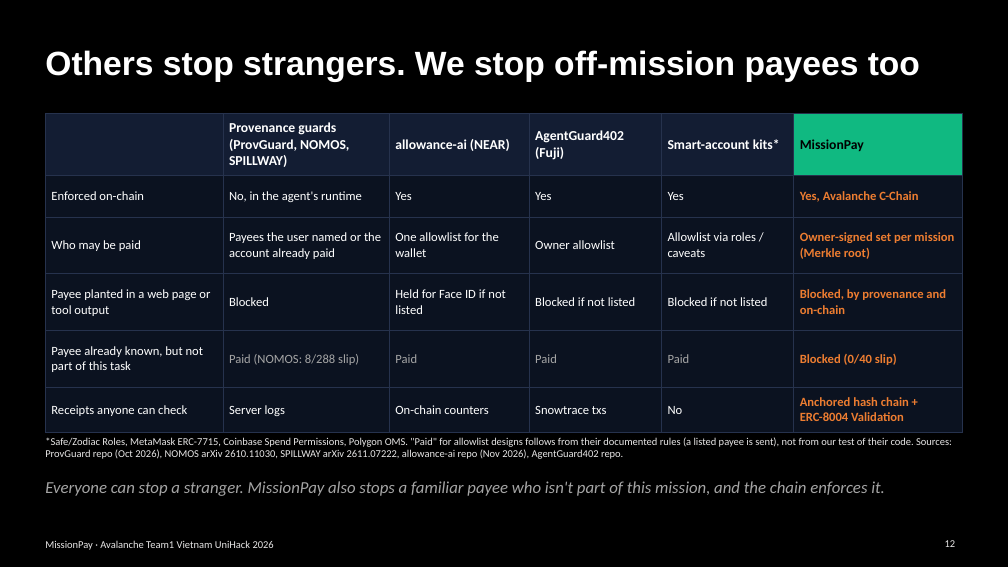
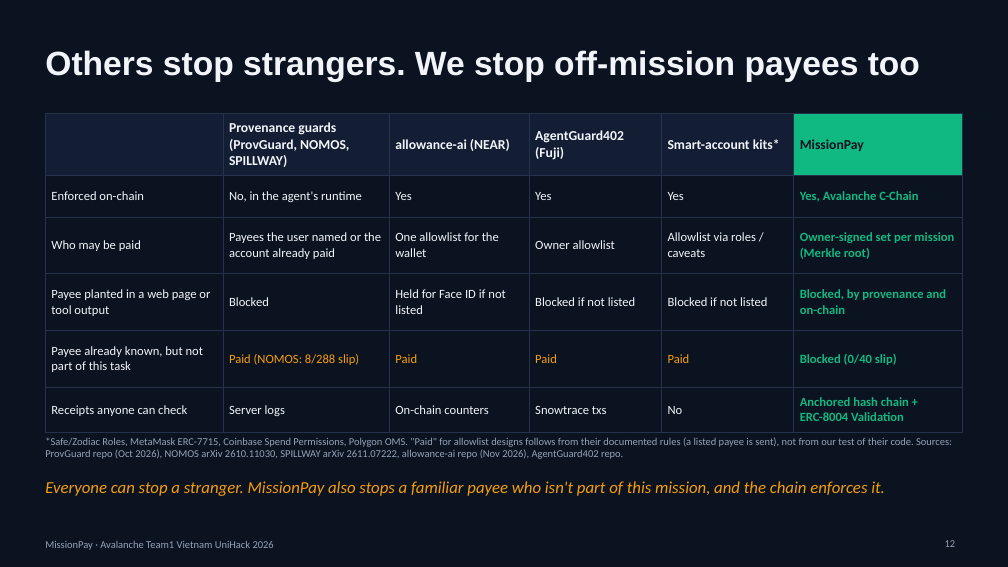
Before and after one commit to lenamkhanhh/UniHack, a slide deck: slide 12 of artifacts/submission-s1/MissionPay-pitch-deck-v2.pptx. Drawn at 1008x567 pixels with LibreOffice and Linux fonts; fonts in the diff are those of the drawing. Boxes give left, top, right and bottom in pixels: in the first picture for what was removed or moved away, otherwise in the second. Text is boxed around its words. In the diff, an @@ line names an element or a change of style, - is before the commit and + after.

Commit message:
fix(deck): restore MissionPay theme

```diff
--- a/artifacts/submission-s1/MissionPay-pitch-deck-v2.pptx
+++ b/artifacts/submission-s1/MissionPay-pitch-deck-v2.pptx
@@ background #000000 to #0B1220 @@
@@ title "Others stop strangers. We stop ..." at [45,50,920,82]: text colour #FFFFFF to #F1F5F9 @@
@@ table at [45,113,963,425] @@
@@ text colour #FFFFFF to #F1F5F9 in "Provenance guards (ProvGuard, NOMOS, SPILLWAY)", "allowance-ai (NEAR)", "AgentGuard402 (Fuji)", "Smart-account kits*" and 21 more places @@
@@ text colour #000000 to #0B1220 in "MissionPay" @@
@@ text colour #ED7D31 to #10B981 in "Yes, Avalanche C-Chain", "Owner-signed set per mission (Merkle root)", "Blocked, by provenance and on-chain", "Blocked (0/40 slip)" and 1 more places @@
@@ text colour #A5A5A5 to #F59E0B in "Paid (NOMOS: 8/288 slip)", "Paid", "Paid", "Paid" @@
@@ text "Everyone can stop a stranger. ..." at [45,481,885,496]: text colour #A5A5A5 to #F59E0B @@
@@ text colour #E7E6E6 to #94A3B8 in 3 elements at [45,437,952,459], [945,540,956,547], [45,541,274,550] @@
```
Also in this commit, not shown: 12 other slides changed, 4 other files.
